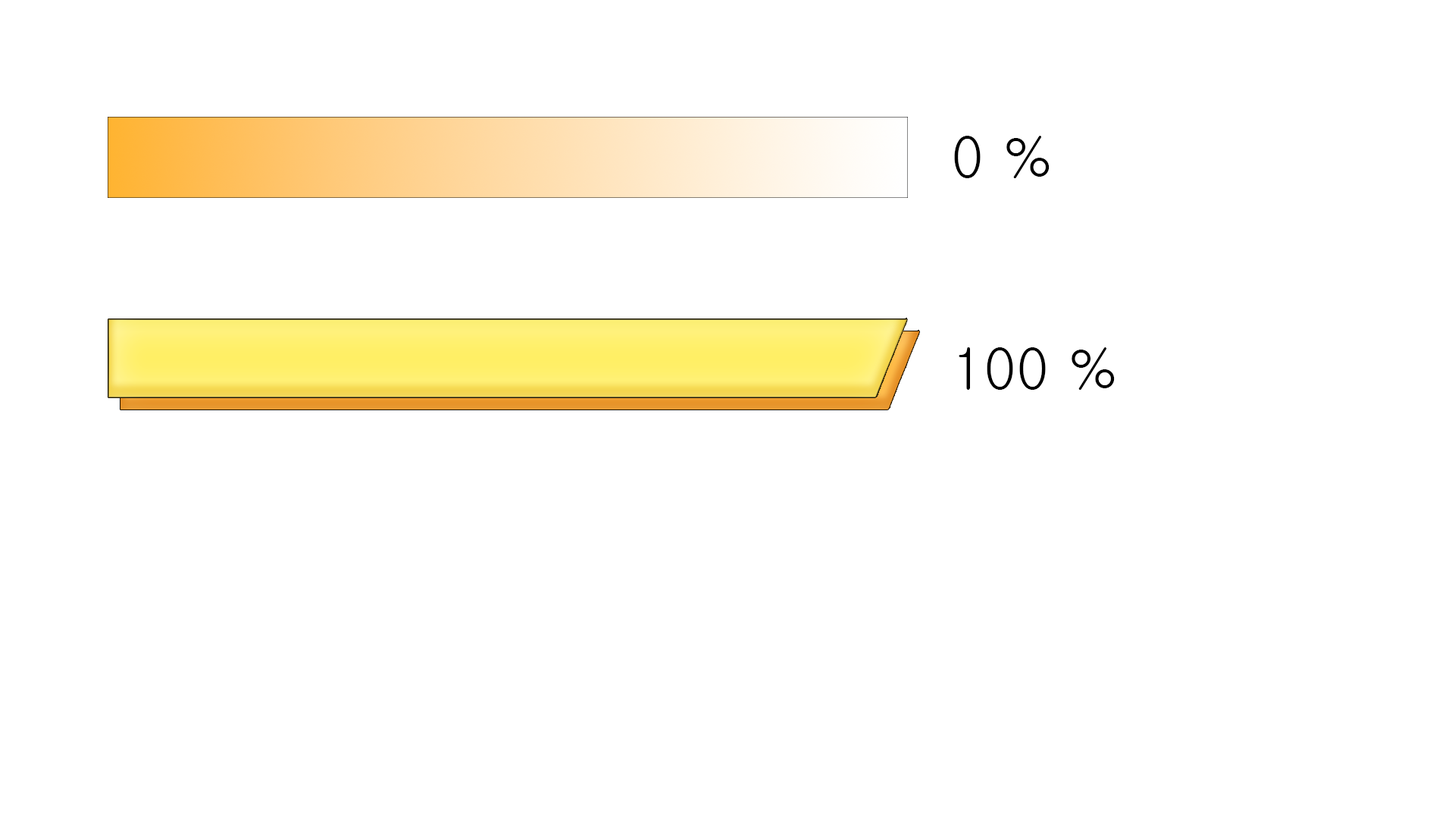
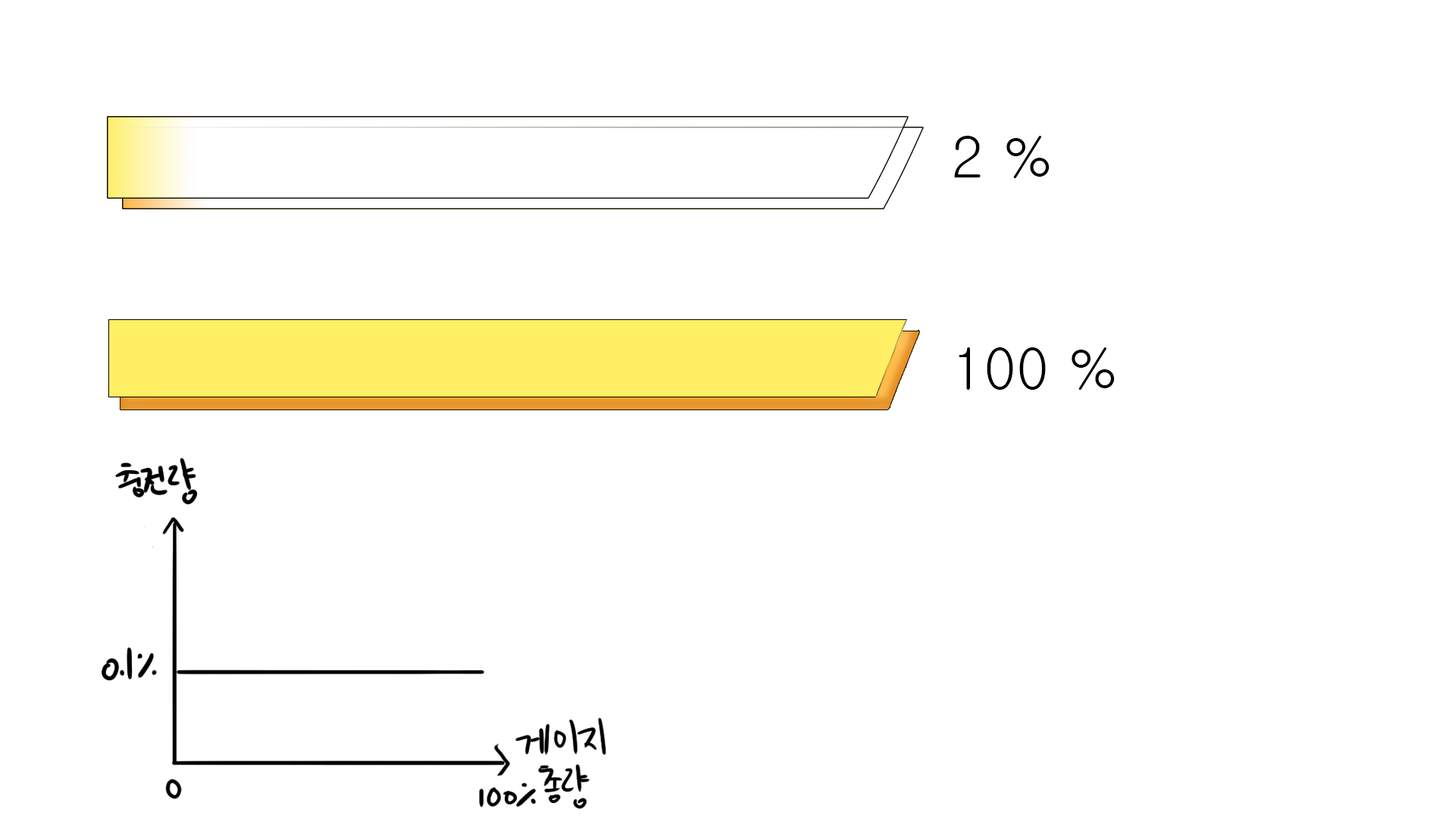
Layers edited between the first and the second 1455x819 image:
added layer "레이어 2" above "0% ui" over 100, 457, 607, 809
painted on "사각형 2" over 107, 116, 909, 198
added layer "사각형 2 복사" in group "0% ui" over 122, 127, 924, 209
renamed "0%" to "2%", painted on it over 954, 135, 981, 179
